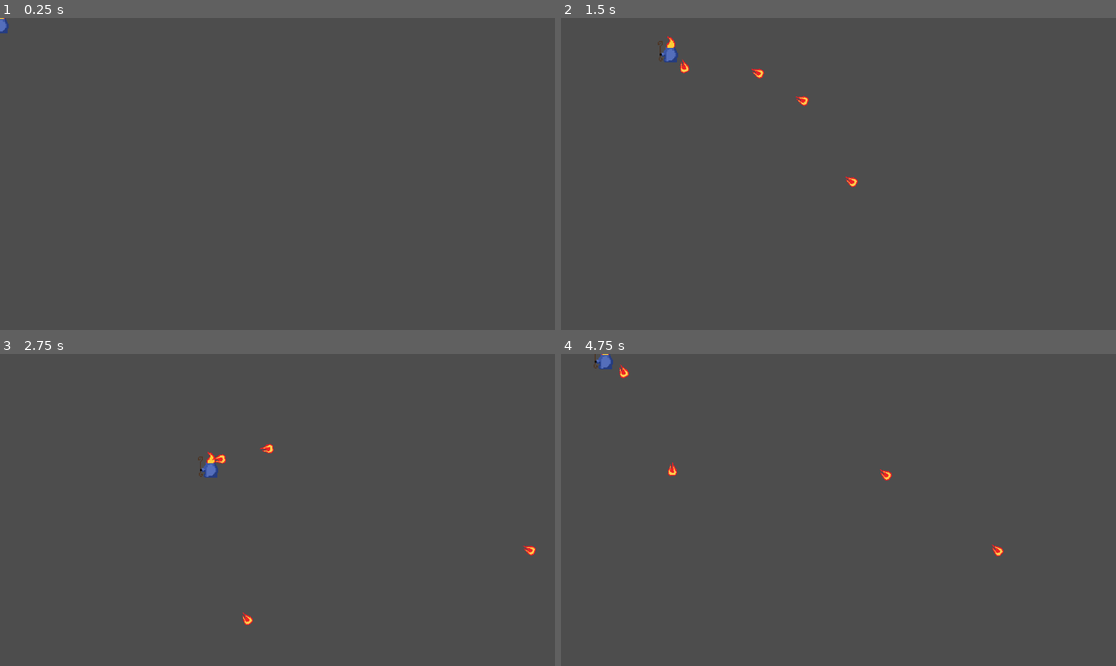
Above: before the commit, frames 1-4 (two rows, left to right).
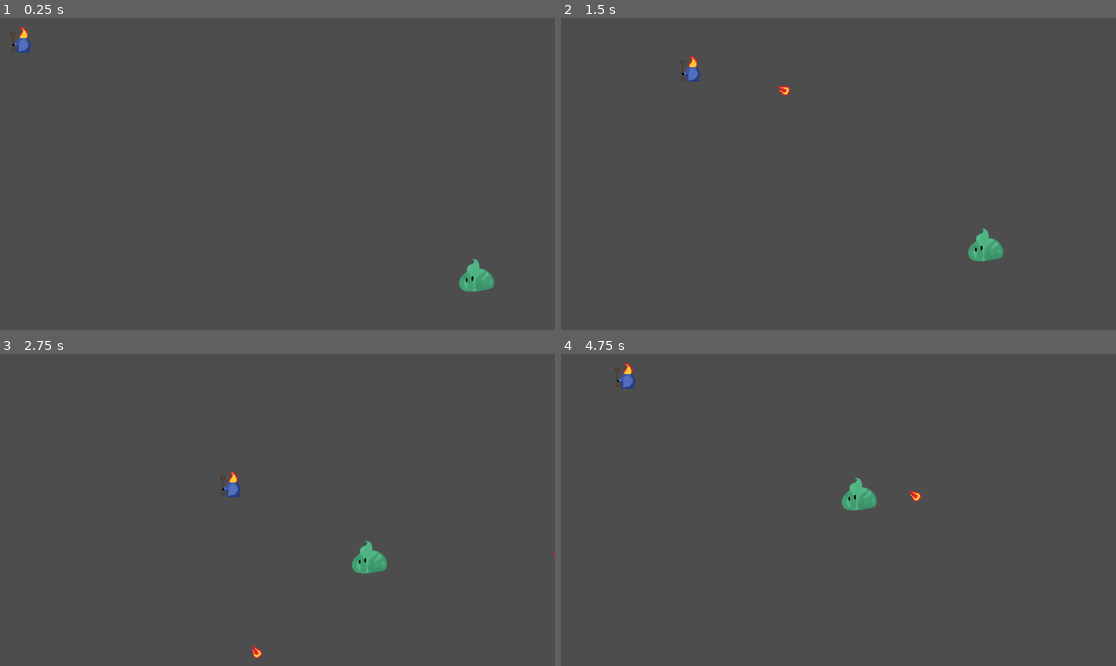
Above: after the commit, the same moments.

Repository: nikiTomov01/wizardGodot
Game: Godot game, scene res://scenes/main.tscn
Same seed, same stepped clock (60 frames per second), same inputs: the game is played once before the commit and once after it.
Inputs (mouse positions are in pixels of both pictures, inside the frame that each line leads up to):
- Up to frame 1 (0.25 s): no input
- Up to frame 2 (1.5 s): move the mouse to (960, 158) at 0.52 s; hold D (move_right) 0.53-1.28 s; move the mouse to (727, 189) at 1.27 s; hold S (move_down) from 1.28 s (still down)
- Up to frame 3 (2.75 s): move the mouse to (333, 441) at 2.02 s; release S (move_down) at 2.03 s; hold D (move_right) from 2.03 s (still down)
- Up to frame 4 (4.75 s): move the mouse to (810, 572) at 2.77 s; release D (move_right) at 2.78 s; hold W (move_up) 2.78-3.53 s; move the mouse to (1005, 556) at 3.52 s; hold A (move_left) from 3.53 s (still down); move the mouse to (672, 463) at 4.27 s

The runs differ from the first frame. In frame 1, 0.7% of the frame differs, in the area x 0-90%, y 0-88%; in frame 2, 1.0%; in frame 3, 1.0%, in the area x 35-100%, y 28-98%; in frame 4, 1.0%.

Commit message:
Added enemy with movement towards player and dmg taking

Diff:
--- a/bullet.gd
+++ b/bullet.gd
@@ -1,8 +1,15 @@
 extends Area2D
 
 @export var speed := 600.0
+@export var dmg := 1
 
 var direction := Vector2.ZERO
 
 func _process(delta: float):
 	position += direction * speed * delta
+
+
+func _on_body_entered(body: Node2D):
+	if body.has_method("take_damage"):
+		body.take_damage(dmg)
+		queue_free()
--- a/scenes/bullet.tscn
+++ b/scenes/bullet.tscn
@@ -14,3 +14,5 @@
 [node name="CollisionShape2D" type="CollisionShape2D" parent="." unique_id=749970299]
 position = Vector2(0, -5)
 shape = SubResource("CircleShape2D_y25gk")
+
+[connection signal="body_entered" from="." to="." method="_on_body_entered"]
--- /dev/null
+++ b/scenes/enemy.tscn
@@ -0,0 +1,28 @@
+[gd_scene format=3 uid="uid://cqs3ff3bw6d3r"]
+
+[ext_resource type="Texture2D" uid="uid://cwo0t6bbyw8kl" path="res://assets/enemies/normalSlime.png" id="1_7p1mj"]
+[ext_resource type="Script" uid="uid://5syov7xfcr5t" path="res://scripts/enemy.gd" id="1_md0e3"]
+
+[sub_resource type="CapsuleShape2D" id="CapsuleShape2D_7p1mj"]
+radius = 25.174553
+height = 76.21948
+
+[node name="Enemy" type="CharacterBody2D" unique_id=1596824481]
+script = ExtResource("1_md0e3")
+
+[node name="Sprite2D" type="Sprite2D" parent="." unique_id=747322128]
+position = Vector2(7, 10)
+scale = Vector2(0.2, 0.2)
+texture = ExtResource("1_7p1mj")
+
+[node name="CollisionShape2D" type="CollisionShape2D" parent="." unique_id=1107946708]
+position = Vector2(8, 15.000001)
+rotation = -4.8122888
+shape = SubResource("CapsuleShape2D_7p1mj")
+
+[node name="Area2D" type="Area2D" parent="." unique_id=155533158]
+
+[node name="CollisionShape2D2" type="CollisionShape2D" parent="Area2D" unique_id=1419942995]
+position = Vector2(8, 15.000001)
+rotation = -4.8122888
+shape = SubResource("CapsuleShape2D_7p1mj")
--- a/scenes/main.tscn
+++ b/scenes/main.tscn
@@ -1,7 +1,12 @@
 [gd_scene format=3 uid="uid://ct0bkr71eavwq"]
 
 [ext_resource type="PackedScene" uid="uid://b3t0hubmqe4qa" path="res://scenes/wizard.tscn" id="1_o5qli"]
+[ext_resource type="PackedScene" uid="uid://cqs3ff3bw6d3r" path="res://scenes/enemy.tscn" id="2_0wfyh"]
 
 [node name="Main" type="Node2D" unique_id=1921250028]
 
 [node name="wizard" parent="." unique_id=1922488905 instance=ExtResource("1_o5qli")]
+position = Vector2(46, 40)
+
+[node name="Enemy" parent="." unique_id=1596824481 instance=ExtResource("2_0wfyh")]
+position = Vector2(1003, 539)
--- a/scenes/wizard.tscn
+++ b/scenes/wizard.tscn
@@ -7,7 +7,7 @@
 radius = 19.0
 height = 54.0
 
-[node name="wizard" type="CharacterBody2D" unique_id=1922488905]
+[node name="wizard" type="CharacterBody2D" unique_id=1922488905 groups=["wizard"]]
 script = ExtResource("1_leome")
 
 [node name="Sprite2D" type="Sprite2D" parent="." unique_id=1133315600]
--- /dev/null
+++ b/scripts/enemy.gd
@@ -0,0 +1,25 @@
+extends CharacterBody2D
+
+
+@export var move_speed := 100.0
+@export var health := 3
+
+var wizard: Node2D
+
+func _ready():
+	wizard = get_tree().get_first_node_in_group("wizard")
+	print(wizard)
+
+func _physics_process(delta: float) -> void:
+	if wizard == null:
+		return
+	var direction = (wizard.global_position - global_position).normalized()
+
+	velocity = direction * move_speed
+	move_and_slide()
+
+func take_damage(damage: int):
+	health -= damage
+
+	if health <= 0:
+		queue_free()
--- a/scripts/wizard.gd
+++ b/scripts/wizard.gd
@@ -1,7 +1,8 @@
 extends CharacterBody2D
 
+@export var health := 100.0
 @export var speed := 300.0
-@export var attack_speed := 3.0
+@export var attack_speed := 1.0
 @export var bullet_count := 1
 
 var bullet_scene = preload("res://scenes/bullet.tscn")
@@ -22,7 +23,7 @@
 	move_and_slide()
 
 func _on_timer_timeout():
-	for bullet_count in bullet_count:
+	for bullet_idx in bullet_count:
 		var bullet = bullet_scene.instantiate()
 
 		bullet.global_position = $Muzzle.global_position
Binary file added: assets/enemies/normalSlime.png
Not shown, added: assets/enemies/normalSlime.png.import
Not shown, added: scripts/enemy.gd.uid
